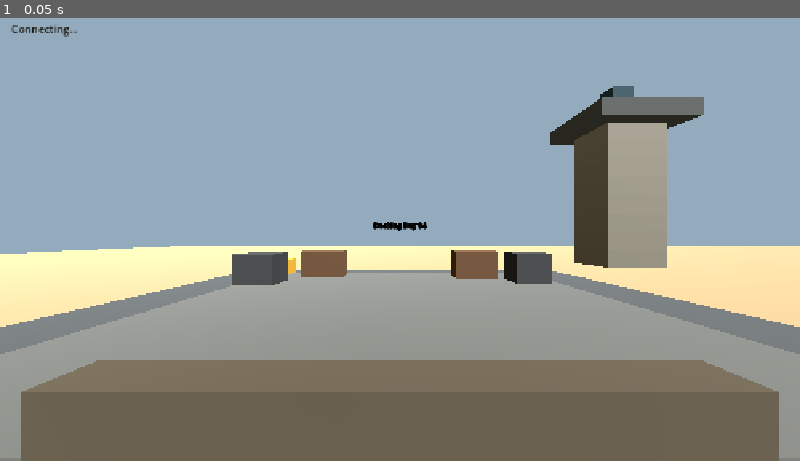
Above: before the commit, frame 1.
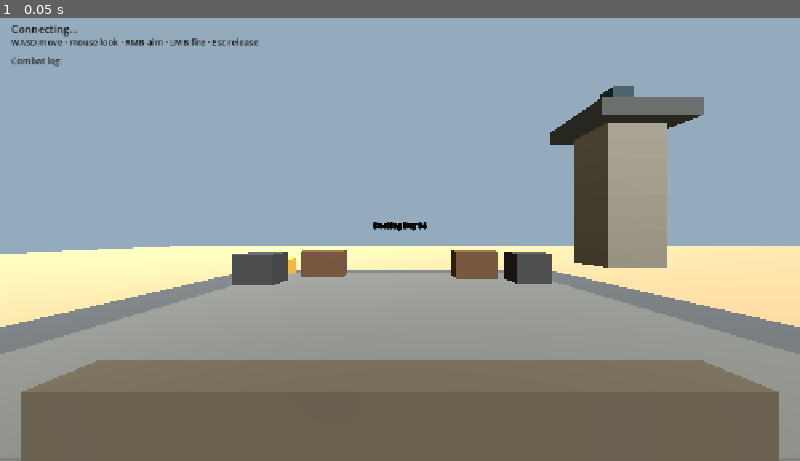
Above: after the commit, the same moment.

Repository: BTGlass80/SW_MMO
Game: Godot game, scene res://scenes/net_world.tscn
Two runs of this game, one before a commit and one after it. Both use one fixed random seed, a clock stepped at 60 frames per second and the inputs below. This scene is started directly instead of the project's main scene.
Inputs:
- Up to frame 1 (0.05 s): no input

The runs differ from the first frame. In frame 1, 0.3% of the frame differs, in the area x 1-33%, y 4-12%.

Commit message:
M1.3b: wire server-authoritative WEG action-window combat over the network
NetworkManager holds a server CombatArena (loads prototype_combatants.json,
registers players on join); submit_fire_intent RPC; ~5s combat-window timer
resolves with a server-owned seed; apply_combat_envelope broadcast. net_world
client fires (LMB) / aims (RMB), renders a HUD combat log, with --autofire and
--combat-window test affordances. Verified end-to-end via a two-process autofire
run (client intent -> server WEG resolution -> envelope -> client playback,
target disable+respawn). GDScript smokes + runtime launch + python green.

Scoped commit: excludes the parallel Codex asset pipeline (assets/, MMO_Assets/,
tools/fetch_assets.py, tools/asset_sources.json, docs/ASSET_CATALOG.md).

Co-Authored-By: Claude Opus 4.8 (1M context) <noreply@anthropic.com>

Diff:
--- a/scripts/net/net_world.gd
+++ b/scripts/net/net_world.gd
@@ -25,6 +25,11 @@
 var _status: Label
 var _snapshots_logged := 0
 var _avatars: Dictionary = {}   # peer_id -> {"root": Node3D, "seen": bool}
+var _aim := 0
+var _autofire := false
+var _autofire_accum := 0.0
+var _combat_log: Label
+var _combat_lines: Array[String] = []
 
 func _ready() -> void:
 	_parse_args()
@@ -34,8 +39,12 @@
 	Net.snapshot_applied.connect(_on_snapshot)
 	Net.client_connected.connect(_on_client_connected)
 	Net.client_failed.connect(_on_client_failed)
-
-	if _is_server:
+	Net.combat_envelope.connect(_on_combat_envelope)
+
+	if _is_server:
+		var combat_window := _arg_value("--combat-window")
+		if combat_window != "":
+			Net.combat_window_seconds = maxf(float(combat_window), 0.1)
 		Net.start_server()
 		return
 
@@ -51,19 +60,29 @@
 func _parse_args() -> void:
 	var args := OS.get_cmdline_user_args()
 	_is_server = args.has("--server")
+	_autofire = args.has("--autofire")
 
 func _resolve_host() -> String:
+	var host := _arg_value("--connect")
+	return host if host != "" else "127.0.0.1"
+
+func _arg_value(flag: String) -> String:
 	var args := OS.get_cmdline_user_args()
-	var idx := args.find("--connect")
+	var idx := args.find(flag)
 	if idx >= 0 and idx + 1 < args.size():
 		return args[idx + 1]
-	return "127.0.0.1"
-
-func _process(_delta: float) -> void:
+	return ""
+
+func _process(delta: float) -> void:
 	if _is_server:
 		return
 	_send_local_input()
 	_update_camera()
+	if _autofire and Net.connected:
+		_autofire_accum += delta
+		if _autofire_accum >= 0.4:
+			_autofire_accum = 0.0
+			Net.send_fire_intent({"aim": 3, "cover": 0, "cp": 0, "fp": false})
 
 # --- input / camera (client only) ---
 func _send_local_input() -> void:
@@ -85,7 +104,14 @@
 	elif event is InputEventKey and event.pressed and event.keycode == KEY_ESCAPE:
 		Input.mouse_mode = Input.MOUSE_MODE_VISIBLE
 	elif event is InputEventMouseButton and event.pressed:
-		Input.mouse_mode = Input.MOUSE_MODE_CAPTURED
+		if Input.mouse_mode != Input.MOUSE_MODE_CAPTURED:
+			Input.mouse_mode = Input.MOUSE_MODE_CAPTURED
+		elif event.button_index == MOUSE_BUTTON_RIGHT:
+			_aim = mini(_aim + 1, 3)
+			_set_status("Aim +%dD — RMB adds, LMB fires" % _aim)
+		elif event.button_index == MOUSE_BUTTON_LEFT:
+			Net.send_fire_intent({"aim": _aim, "cover": 0, "cp": 0, "fp": false})
+			_aim = 0
 
 func _update_camera() -> void:
 	if _camera == null or _local_id == 0:
@@ -206,6 +232,59 @@
 	_status.modulate = Color(0.09, 0.08, 0.06)
 	layer.add_child(_status)
 
+	var controls := Label.new()
+	controls.position = Vector2(18, 40)
+	controls.text = "WASD move · mouse look · RMB aim · LMB fire · Esc release"
+	controls.add_theme_font_size_override("font_size", 14)
+	controls.modulate = Color(0.09, 0.08, 0.06)
+	layer.add_child(controls)
+
+	_combat_log = Label.new()
+	_combat_log.position = Vector2(18, 70)
+	_combat_log.size = Vector2(900, 220)
+	_combat_log.autowrap_mode = TextServer.AUTOWRAP_WORD_SMART
+	_combat_log.text = "Combat log:"
+	_combat_log.add_theme_font_size_override("font_size", 14)
+	_combat_log.modulate = Color(0.12, 0.10, 0.07)
+	layer.add_child(_combat_log)
+
 func _set_status(text: String) -> void:
 	if _status != null:
 		_status.text = text
+
+func _on_combat_envelope(envelope: Dictionary) -> void:
+	var shooter := String(envelope.get("shooter_name", "Someone"))
+	var target := String(envelope.get("target_name", "the target"))
+	var hit := false
+	var wound := -1
+	var already := false
+	for ev in envelope.get("events", []):
+		var event_type := String((ev as Dictionary).get("type", ""))
+		if event_type == "player_attack":
+			hit = bool((ev as Dictionary).get("success", false))
+		elif event_type == "target_damage":
+			wound = int((ev as Dictionary).get("wound_severity", -1))
+		elif event_type == "target_already_disabled":
+			already = true
+	var line := ""
+	if already:
+		line = "%s: %s is already down" % [shooter, target]
+	elif hit:
+		line = "%s hit %s%s" % [shooter, target, (" → %s" % _wound_label(wound)) if wound >= 0 else ""]
+	else:
+		line = "%s missed %s" % [shooter, target]
+	print("[combat] %s" % line)
+	_combat_lines.append(line)
+	while _combat_lines.size() > 8:
+		_combat_lines.pop_front()
+	if _combat_log != null:
+		_combat_log.text = "Combat log:\n" + "\n".join(_combat_lines)
+
+func _wound_label(severity: int) -> String:
+	match severity:
+		0: return "no damage"
+		1: return "Stunned"
+		2: return "Wounded"
+		3: return "Incapacitated"
+		4: return "Mortally Wounded"
+		_: return "Killed"
--- a/scripts/net/network_manager.gd
+++ b/scripts/net/network_manager.gd
@@ -12,11 +12,14 @@
 ## Mode.NONE and does nothing.
 
 const WorldState := preload("res://scripts/net/world_state.gd")
+const CombatArena := preload("res://scripts/net/combat_arena.gd")
+const COMBATANT_DATA_PATH := "res://data/prototype_combatants.json"
 
 const DEFAULT_PORT := 24555
 const MAX_CLIENTS := 32
 const SERVER_TICK_HZ := 20
 const CLIENT_SEND_HZ := 20
+const COMBAT_WINDOW_SECONDS := 5.0
 
 enum Mode { NONE, SERVER, CLIENT }
 
@@ -26,14 +29,19 @@
 signal player_joined(peer_id: int)
 signal player_left(peer_id: int)
 signal snapshot_applied(snapshot: Dictionary)
+signal combat_envelope(envelope: Dictionary)
 
 var mode: int = Mode.NONE
 var state: WorldState = null          # server only
+var arena: CombatArena = null         # server only
+var combat_window_seconds: float = COMBAT_WINDOW_SECONDS
 var last_snapshot: Dictionary = {}    # client view of the world
 var connected: bool = false           # client: handshake complete
 
 var _server_accum := 0.0
 var _client_accum := 0.0
+var _combat_accum := 0.0
+var _server_rng := RandomNumberGenerator.new()
 var _local_move := Vector2.ZERO
 var _local_yaw := 0.0
 var _local_jump := false
@@ -53,7 +61,9 @@
 		multiplayer.peer_disconnected.connect(_on_peer_disconnected)
 	mode = Mode.SERVER
 	state = WorldState.new()
-	print("[net] server listening on port %d" % port)
+	arena = CombatArena.new(D6Rules, _load_combat_data())
+	_server_rng.randomize()
+	print("[net] server listening on port %d (combat window %.1fs)" % [port, combat_window_seconds])
 	server_started.emit(port)
 	return OK
 
@@ -98,6 +108,8 @@
 	if mode != Mode.SERVER:
 		return
 	state.add_player(id)
+	if arena != null:
+		arena.register_player(id)
 	print("[net] peer %d joined (players=%d)" % [id, state.player_count()])
 	player_joined.emit(id)
 
@@ -105,6 +117,8 @@
 	if mode != Mode.SERVER:
 		return
 	state.remove_player(id)
+	if arena != null:
+		arena.remove_player(id)
 	print("[net] peer %d left (players=%d)" % [id, state.player_count()])
 	player_left.emit(id)
 
@@ -138,6 +152,24 @@
 func apply_snapshot(snapshot: Dictionary) -> void:
 	last_snapshot = snapshot
 	snapshot_applied.emit(snapshot)
+
+# client -> server: a fire intent for the current combat window
+@rpc("any_peer", "call_remote", "reliable")
+func submit_fire_intent(intent: Dictionary) -> void:
+	if mode != Mode.SERVER or arena == null:
+		return
+	var sender := multiplayer.get_remote_sender_id()
+	if arena.has_player(sender):
+		arena.submit_fire_intent(sender, intent)
+
+# server -> clients: a resolved WEG combat exchange envelope
+@rpc("authority", "call_remote", "reliable")
+func apply_combat_envelope(envelope: Dictionary) -> void:
+	combat_envelope.emit(envelope)
+
+func send_fire_intent(intent: Dictionary) -> void:
+	if mode == Mode.CLIENT and connected:
+		submit_fire_intent.rpc_id(1, intent)
 
 func _physics_process(delta: float) -> void:
 	match mode:
@@ -148,6 +180,10 @@
 				state.tick(step)
 				_server_accum -= step
 			apply_snapshot.rpc(state.snapshot())
+			_combat_accum += delta
+			if _combat_accum >= combat_window_seconds:
+				_combat_accum = 0.0
+				_resolve_combat_window()
 		Mode.CLIENT:
 			if not connected:
 				return
@@ -156,3 +192,30 @@
 			if _client_accum >= step:
 				_client_accum = 0.0
 				submit_input.rpc_id(1, _local_move, _local_yaw, _local_jump)
+
+func _load_combat_data() -> Dictionary:
+	if not FileAccess.file_exists(COMBATANT_DATA_PATH):
+		return {}
+	var file := FileAccess.open(COMBATANT_DATA_PATH, FileAccess.READ)
+	if file == null:
+		return {}
+	var parsed: Variant = JSON.parse_string(file.get_as_text())
+	if typeof(parsed) != TYPE_DICTIONARY:
+		return {}
+	return parsed
+
+func _resolve_combat_window() -> void:
+	if arena == null or arena.pending_intent_count() == 0:
+		return
+	var result := arena.resolve_window(_server_rng.randi())
+	var envelopes: Array = result.get("envelopes", [])
+	for envelope in envelopes:
+		apply_combat_envelope.rpc(envelope)
+	print("[combat] window %d resolved: %d shot(s), target severity %d" % [
+		int(result.get("window", 0)),
+		envelopes.size(),
+		int((result.get("target_state", {}) as Dictionary).get("wound_severity", 0)),
+	])
+	if bool(result.get("target_disabled", false)):
+		arena.reset_target()
+		print("[combat] target disabled — respawned")
Not shown, changed: docs/NIGHTLY_HANDOFF.md
Not shown, changed: docs/UNATTENDED_BACKLOG.md
Not shown, changed: docs/UNATTENDED_LOOP.md
